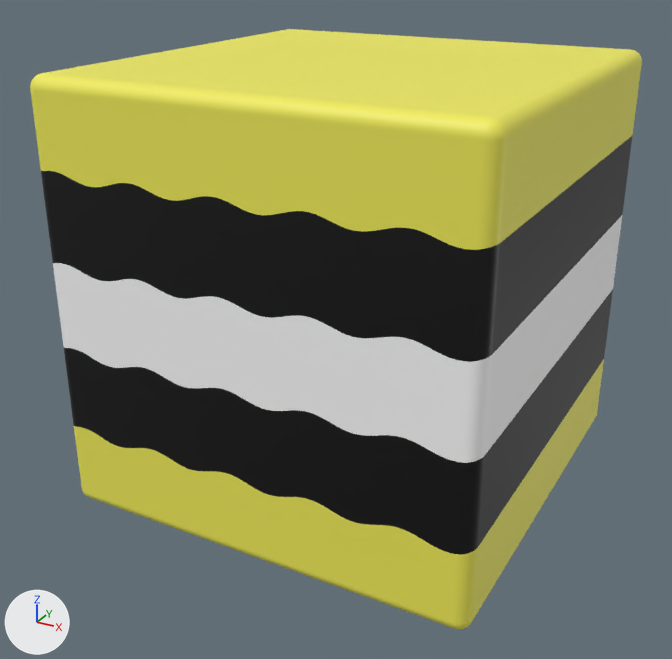
The glTF model public/models/liquorice_allsort_box_and_lid_100_v7_yellow.glb: old version first, new version second.
The view is the same before and after, from a camera (50 mm lens) standing at (9.71, -18.66, 7.92) and looking at (-0.15, -0.74, -1.04). The lights are fixed; the arrows at lower left show +X, +Y and +Z. Where no turn or scale is listed for an object, it has been applied to the vertices.

Before the edit, the objects in view are built like this:
```python
ob_liquorice_allsort_box_and_lid_100_v7_1 = bpy.data.objects.new('liquorice_allsort_box_and_lid_100_v7_1', me_liquorice_allsort_box_and_lid_100_v7_1_001)
ob_liquorice_allsort_box_and_lid_100_v7_1.location = (-4.91, 4.98, -3.86)
ob_liquorice_allsort_box_and_lid_100_v7_4 = bpy.data.objects.new('liquorice_allsort_box_and_lid_100_v7_4', me_liquorice_allsort_box_and_lid_100_v7_4_001)
ob_liquorice_allsort_box_and_lid_100_v7_4.location = (-4.91, 4.98, -3.86)
ob_liquorice_allsort_box_and_lid_100_v7_5 = bpy.data.objects.new('liquorice_allsort_box_and_lid_100_v7_5', me_liquorice_allsort_box_and_lid_100_v7_5_001)
ob_liquorice_allsort_box_and_lid_100_v7_5.location = (-4.91, 4.98, -6.96)
# also in view: 'liquorice_allsort_box_and_lid_100_v7_3' at (0.09, -0.02, 0.14); 'liquorice_allsort_box_and_lid_100_v7_2' at (0.09, -0.02, -1.86)
```
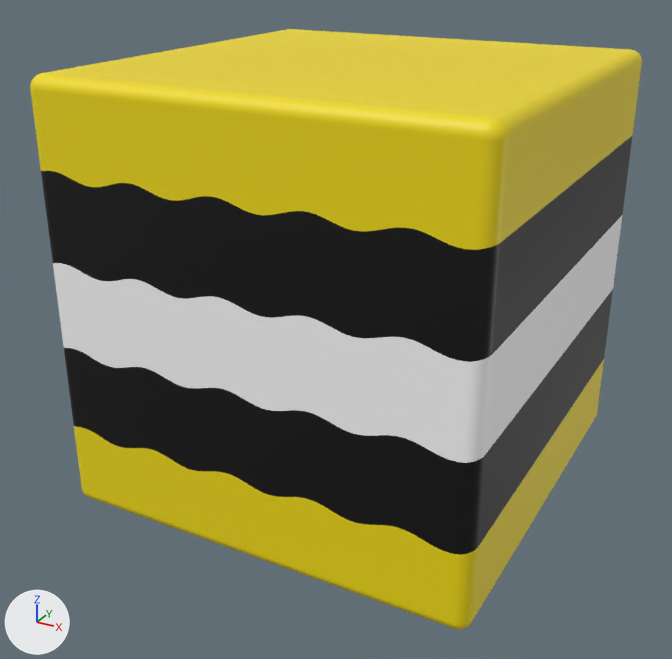
Commit message: Made the yellow more yellow for the GLB

Where the change shows, as pixel boxes (x1, y1, x2, y2) in the pictures (672 x 659 px):
'liquorice_allsort_box_and_lid_100_v7_5', recoloured: (30, 29, 642, 250) in both
'liquorice_allsort_box_and_lid_100_v7_1', recoloured: (74, 360, 604, 629) in both

Edits to the bpy script that builds the scene:
```text
Change mat_material:
    mat_material.base_color: (0.896, 0.855, 0.0999) -> (0.896, 0.716, 0.0)  # yellow #f3ee59 -> yellow #f3dc00
Change mat_material_009:
    mat_material_009.base_color: (0.896, 0.855, 0.0999) -> (0.896, 0.716, 0.0)  # yellow #f3ee59 -> yellow #f3dc00
```
